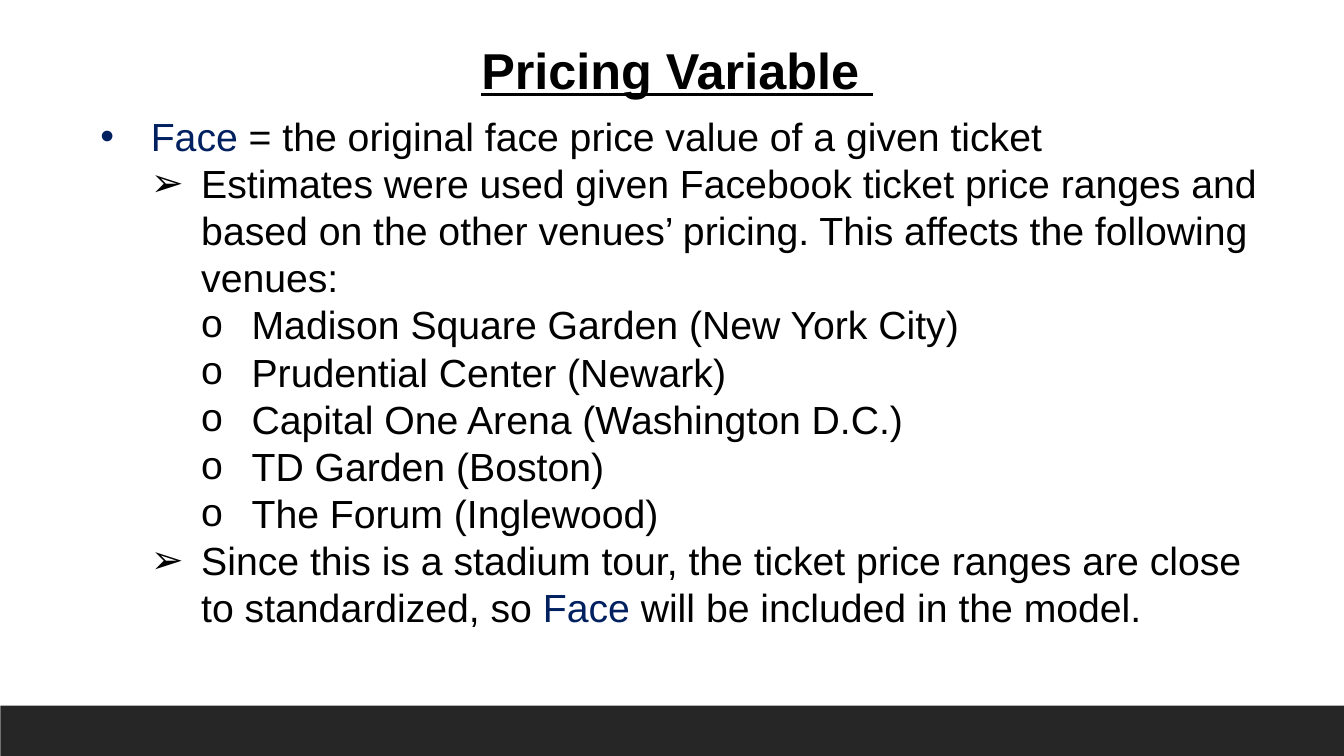
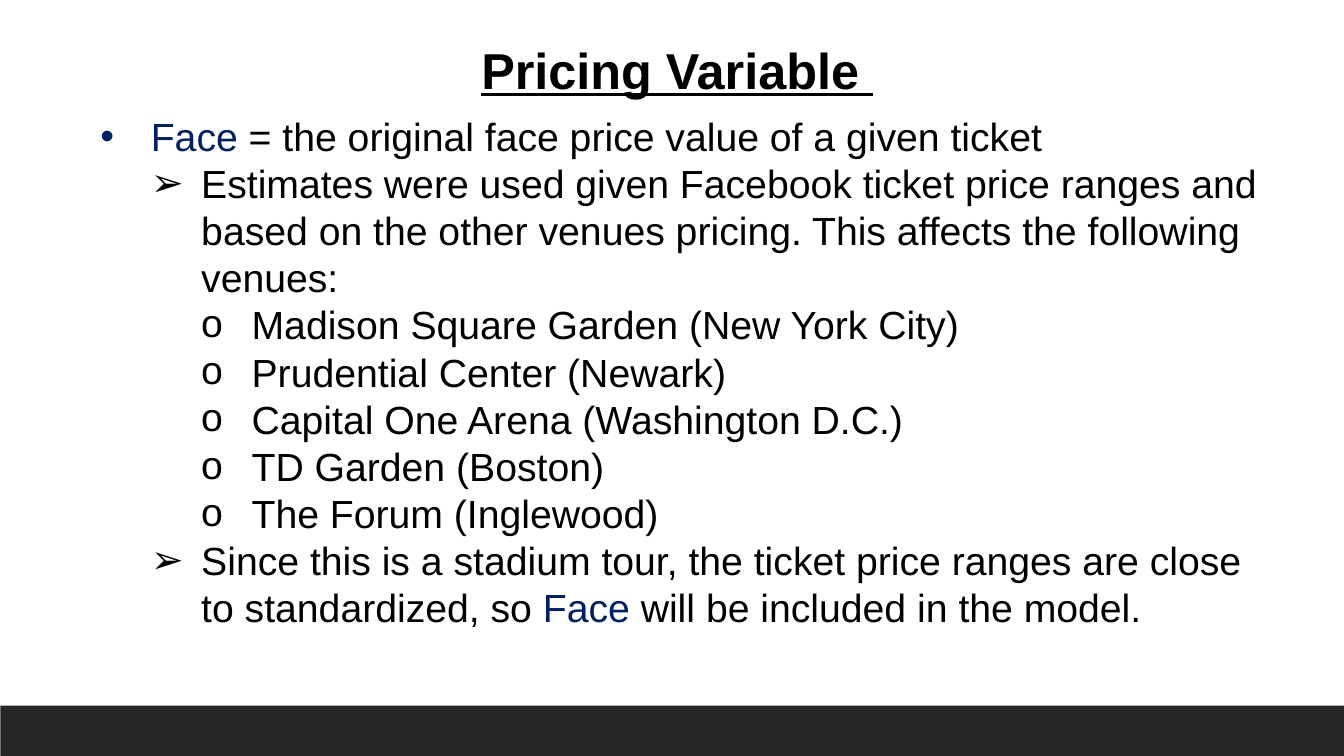
Before and after one commit to jamesaniciete/Portfolio, a slide deck: slide 11 of BillieEilish.pptx. Drawn at 1344x756 pixels with LibreOffice and Linux fonts; fonts in the diff are those of the drawing. Boxes give left, top, right and bottom in pixels: in the first picture for what was removed or moved away, otherwise in the second. Text is boxed around its words. In the diff, an @@ line names an element or a change of style, - is before the commit and + after.

```diff
--- a/BillieEilish.pptx
+++ b/BillieEilish.pptx
@@ text at [201, 169, 1256, 293]: text changed @@
-  ➢ Estimates were used given Facebook ticket price ranges and based on the other venues’ pricing. This affects the following venues:
+  ➢ Estimates were used given Facebook ticket price ranges and based on the other venues pricing. This affects the following venues:
```
Also in this commit, not shown: 2 other slides changed.
